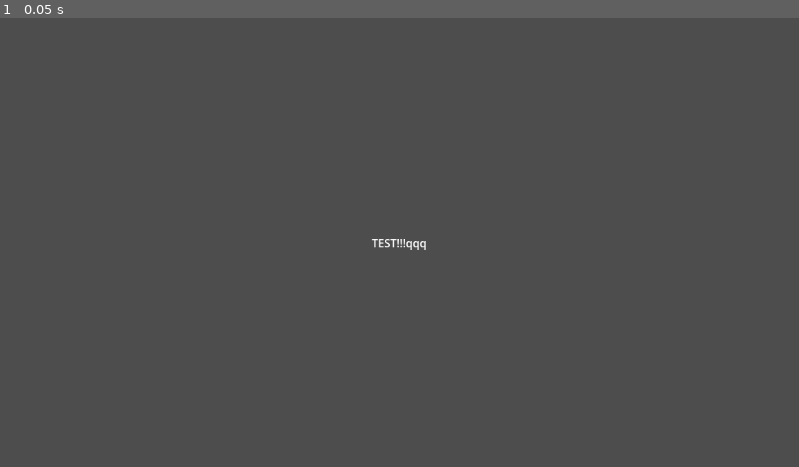
Above: before the commit, frame 1.
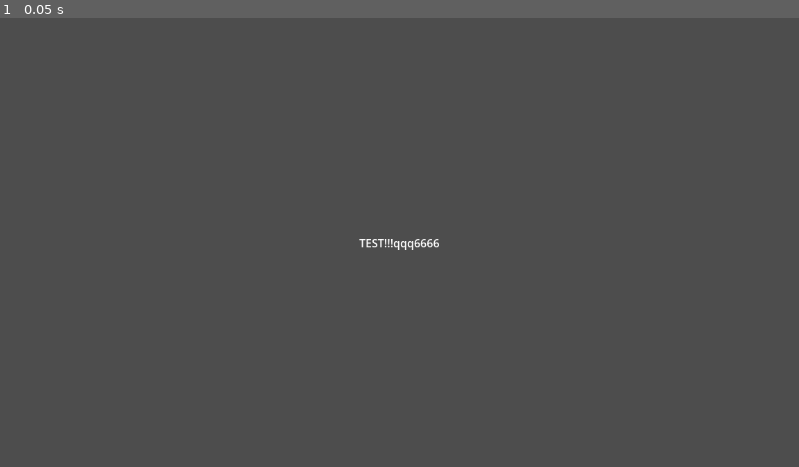
Above: after the commit, the same moment.

Repository: davis-trem/music-group-ultima
Game: Godot game, scene res://test_scene.tscn
The game is run twice, just before and just after one commit, with the same random seed, the same clock (stepped at 60 frames per second) and the same inputs.
Inputs:
- Up to frame 1 (0.05 s): no input

The runs differ from the first frame. In frame 1, 0.1% of the frame differs, in the area x 44-55%, y 49-52%.

Commit message:
update to 4.6

Diff:
--- a/project.godot
+++ b/project.godot
@@ -8,11 +8,15 @@
 
 config_version=5
 
+[animation]
+
+compatibility/default_parent_skeleton_in_mesh_instance_3d=true
+
 [application]
 
 config/name="Music Group Ultima"
 run/main_scene="uid://cufm12pfetipx"
-config/features=PackedStringArray("4.4", "GL Compatibility")
+config/features=PackedStringArray("4.6", "GL Compatibility")
 config/icon="res://icon.svg"
 
 [autoload]
--- a/test_scene.tscn
+++ b/test_scene.tscn
@@ -1,6 +1,6 @@
 [gd_scene format=3 uid="uid://cufm12pfetipx"]
 
-[node name="Control" type="Control"]
+[node name="Control" type="Control" unique_id=1222016152]
 layout_mode = 3
 anchors_preset = 15
 anchor_right = 1.0
@@ -8,7 +8,7 @@
 grow_horizontal = 2
 grow_vertical = 2
 
-[node name="Label" type="Label" parent="."]
+[node name="Label" type="Label" parent="." unique_id=900844118]
 layout_mode = 1
 anchors_preset = 8
 anchor_left = 0.5
@@ -21,4 +21,4 @@
 offset_bottom = 11.5
 grow_horizontal = 2
 grow_vertical = 2
-text = "TEST!!!qqq"
+text = "TEST!!!qqq6666"
Not shown, changed: addons/midi/icon.png.import
Not shown, changed: icon.svg.import
Not shown, changed: .github/workflows/godot-ci.yml
